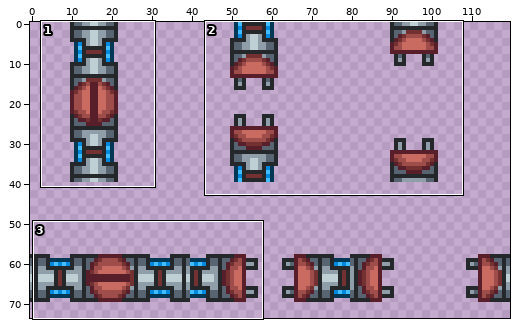
Edited in one commit: sprite sheet (branches/Grafics_Under_Development/madtulip/ship parts/human/shipdoor/madtulip_human_shipdoor.png). The first picture is a wide view before the edit; the outline marks the close-up.
Close-up. Old version:
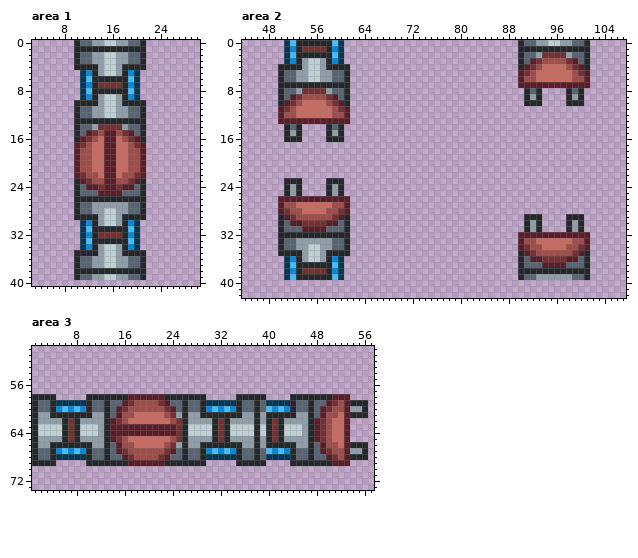
The file is 120x80 pixels. Shown: area 1: x 3..30, y 0..40; area 2: x 44..107, y 0..42; area 3: x 1..57, y 50..73. The wide view leaves out empty margins. The commit also changed other parts of the picture, which this record leaves out.
The same view after the edit:
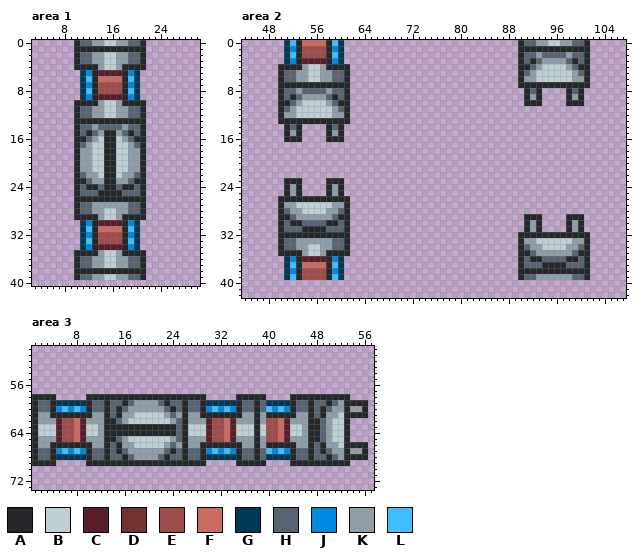
Palette (. is transparent): A #25282a  B #bed0d4  C #581e29  D #733231  E #9e4d4a  F #c96b61  G #003855  H #596473  J #0189df  K #909eaa  L #40beff
What changed:
Changed rows in their new state; - is an unchanged pixel.
Area 1:
first column x 14:
 5 CCCC
 6 FFFF
 7 EEEE
 8 EEEE
 9 CCCC
first column x 10:
14 ----HHHH----
15 --AHKAAKHA--
16 -AHKBAABKHA-
17 AHKBBAABBKHA
18 AKKBBAABBKKA
19 AKKBBAABBKKA
20 AKKBBAABBKKA
21 AKKBBAABBKKA
22 AHKKBAABKKHA
23 -AHKKAAKKHA-
24 --AAHAAHAA--
25 ----AAAA----
first column x 14:
30 CCCC
31 FFFF
32 EEEE
33 EEEE
34 CCCC
Area 2:
first column x 50:
 0 ----FFFF--------------------------------------------
 1 ----EEEE--------------------------------------------
 2 ----EEEE------------------------------------HHHH----
 3 ----CCCC----------------------------------AHKKKKHA--
 4 -----------------------------------------AHKBBBBKHA-
 5 ----------------------------------------AHKBBBBBBKHA
 6 ----------------------------------------AKKBBBBBBKKA
 7 ----------------------------------------AAAAAAAAAAAA
 8 ----HHHH--------------------------------------------
 9 --AHKKKKHA------------------------------------------
10 -AHKBBBBKHA-----------------------------------------
11 AHKBBBBBBKHA----------------------------------------
12 AKKBBBBBBKKA----------------------------------------
13 AAAAAAAAAAAA----------------------------------------
first column x 50:
26 AAAAAAAAAAAA----------------------------------------
27 AKKBBBBBBKKA----------------------------------------
28 AHKKBBBBKKHA----------------------------------------
29 -AHKKKKKKHA-----------------------------------------
30 --AAHHHHAA------------------------------------------
31 ----AAAA--------------------------------------------
32 ----------------------------------------AAAAAAAAAAAA
33 ----------------------------------------AKKBBBBBBKKA
34 ----------------------------------------AHKKBBBBKKHA
35 -----------------------------------------AHKKKKKKHA-
36 ----CCCC----------------------------------AAHHHHAA--
37 ----FFFF------------------------------------AAAA----
38 ----EEEE--------------------------------------------
39 ----EEEE--------------------------------------------
Area 3:
first column x 5:
58 ------------AAAAAA----------------------------AAA
59 -----------AHKKKKHA--------------------------AHKA
60 ----------AHKKKKKKHA------------------------AHKKA
61 ----------AKKBBBBBKH------------------------AKKBA
62 CEEFC----AHKBBBBBBBKH----CEEFC-----EEFC----AHKBBA
63 CEEFC----AAAAAAAAAAAH----CEEFC-----EEFC----AHKBBA
64 CEEFC----AAAAAAAAAAAH----CEEFC-----EEFC----AHKBBA
65 CEEFC----AHKBBBBBBBKH----CEEFC-----EEFC----AHKBBA
66 ----------AKKBBBBBKH------------------------AKKBA
67 ----------AHKKKKKKHA------------------------AHKKA
68 -----------AHKKKKHA--------------------------AHKA
69 ------------AAAAAA----------------------------AAA
